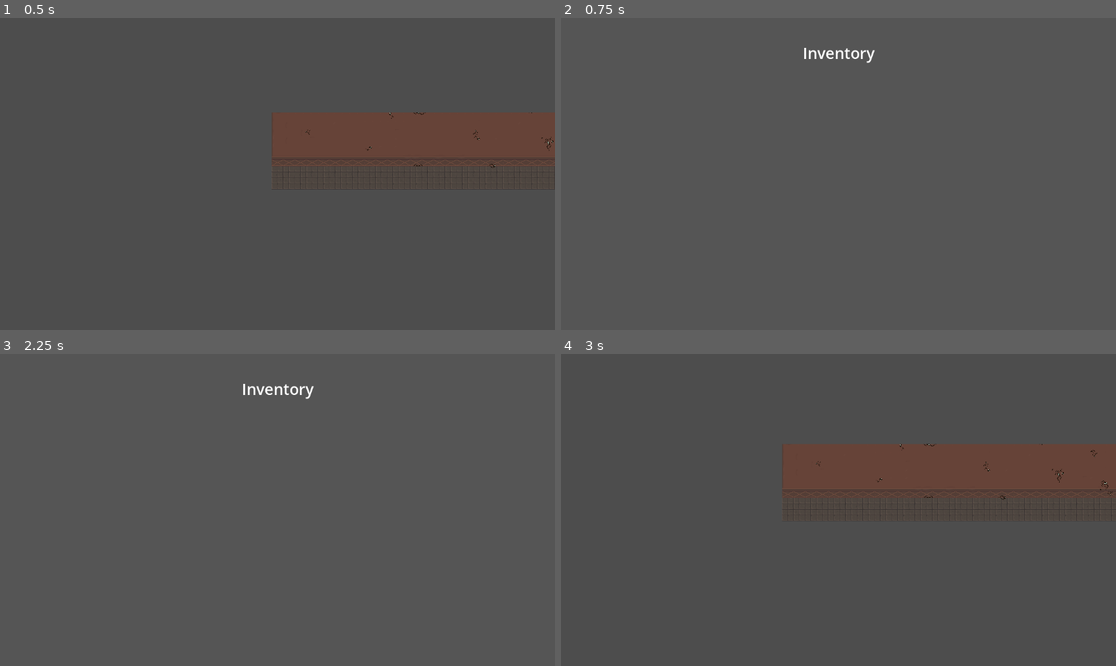
Above: before the commit, frames 1-4 (two rows, left to right).
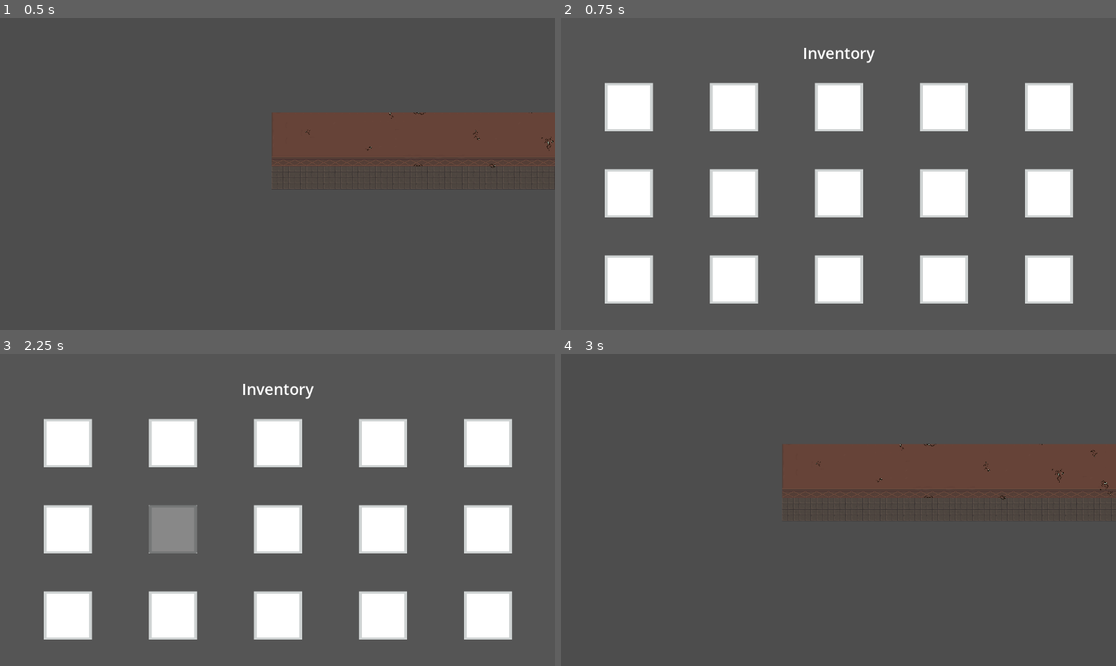
Above: after the commit, the same moments.

Repository: eRues/The-Great-Disappearance-of-Jamie-Finch
Game: Godot game, scene res://Areas/1st_floor_hallway.tscn
Two runs of this game, one before a commit and one after it. Both use one fixed random seed, a clock stepped at 60 frames per second and the inputs below. This scene is started directly instead of the project's main scene.
Inputs (mouse positions are in pixels of both pictures, inside the frame that each line leads up to):
- Up to frame 1 (0.5 s): no input
- Up to frame 2 (0.75 s): tap Enter at 0.5 s; move the mouse to (960, 158) at 0.52 s; hold D (right) from 0.53 s (still down); tap E (open) at 0.6 s
- Up to frame 3 (2.25 s): release D (right) at 1.25 s; click (16, 378) at 1.27 s; tap Space (space) at 2, 2.1 s; move the mouse to (166, 525) at 2.02 s; hold S (down) from 2.03 s (still down)
- Up to frame 4 (3 s): tap Enter at 2.75 s; move the mouse to (894, 441) at 2.77 s; release S (down) at 2.78 s; hold D (right) from 2.78 s (still down); tap E (open) at 2.85 s

Frame 1 is identical in both runs. In frame 2, 20% of the frame differs, in the area x 7-93%, y 20-92%; in frame 3, 20%; in frame 4, nothing differs.

Commit message:
significant work done on inventory

Diff:
--- a/character_open.tscn
+++ b/character_open.tscn
@@ -46,13 +46,6 @@
 text = "Interact"
 
 [node name="InventoryUI" type="CanvasLayer" parent="."]
-visible = false
-
-[node name="Inventory_UI" parent="InventoryUI" instance=ExtResource("10_26enf")]
-offset_left = -4.0
-offset_top = 1.0
-offset_right = 1.0
-offset_bottom = -11.0
 
 [node name="ColorRect" type="ColorRect" parent="InventoryUI"]
 anchors_preset = 15
@@ -73,3 +66,10 @@
 grow_horizontal = 2
 theme_override_font_sizes/font_size = 32
 text = "Inventory"
+
+[node name="Inventory_UI" parent="InventoryUI" instance=ExtResource("10_26enf")]
+custom_minimum_size = Vector2(100, 100)
+offset_left = -4.0
+offset_top = 1.0
+offset_right = 1.0
+offset_bottom = -11.0
--- a/inventory_slot.gd
+++ b/inventory_slot.gd
@@ -24,7 +24,6 @@
 func set_empty():
 	icon.texture = null
 	quantity_label.text = ""
-	print("I ran!")
 
 func set_item(new_item):
 	item = new_item
--- a/inventory_slot.tscn
+++ b/inventory_slot.tscn
@@ -1,11 +1,12 @@
 [gd_scene load_steps=4 format=3 uid="uid://caycdonobnheh"]
 
 [ext_resource type="Script" uid="uid://vyf6n3bk370v" path="res://inventory_slot.gd" id="1_42eed"]
-[ext_resource type="Texture2D" uid="uid://imaincasmpw5" path="res://Assets/ash_bat.png" id="2_f5bh6"]
+[ext_resource type="Texture2D" uid="uid://imaincasmpw5" path="res://Assets/Weapons/ash_bat.png" id="2_f5bh6"]
 
 [sub_resource type="StyleBoxEmpty" id="StyleBoxEmpty_bfyh4"]
 
 [node name="inventory_slot" type="Control"]
+custom_minimum_size = Vector2(100, 100)
 layout_mode = 3
 anchors_preset = 15
 anchor_right = 1.0
@@ -16,6 +17,8 @@
 offset_bottom = -488.0
 grow_horizontal = 2
 grow_vertical = 2
+size_flags_horizontal = 6
+size_flags_vertical = 6
 script = ExtResource("1_42eed")
 
 [node name="outer_border" type="ColorRect" parent="."]
@@ -32,23 +35,23 @@
 anchors_preset = 5
 anchor_left = 0.5
 anchor_right = 0.5
-offset_left = -70.0
+offset_left = -44.0
 offset_top = 5.0
-offset_right = 70.0
-offset_bottom = 145.0
+offset_right = 44.0
+offset_bottom = 96.0
 grow_horizontal = 2
 
 [node name="item_icon" type="Sprite2D" parent="inner_border"]
-position = Vector2(69.99999, 69.99999)
-scale = Vector2(5, 5)
+position = Vector2(44.5, 44.500004)
+scale = Vector2(2.925926, 2.9259257)
 texture = ExtResource("2_f5bh6")
 
 [node name="item_quantity" type="Label" parent="inner_border"]
 layout_mode = 0
-offset_left = 5.0
-offset_top = 117.0
-offset_right = 48.0
-offset_bottom = 140.0
+offset_left = 1.0
+offset_top = 70.0
+offset_right = 44.0
+offset_bottom = 93.0
 theme_override_colors/font_color = Color(0, 0, 0, 1)
 text = "1"
 
--- a/inventory_ui.gd
+++ b/inventory_ui.gd
@@ -1,10 +1,59 @@
 extends Control
 
 @onready var grid_container = $GridContainer
+var scene_path: String = "res://inventory_item.tscn"
+var special_weapon = {
+		"quantity": 1,
+		"item_type": "weapon",
+		"item_name": "special_weapon",
+		"item_desc": "you can fight with this",
+		"item_texture": null,
+		"item_effects": "+ something",
+		"scene_path": scene_path}
 
 func _ready() -> void:
 	InventoryAutoload.inventory_updated.connect(_on_inventory_updated)
 	_on_inventory_updated()
+	if(Global.ash_chosen):
+		special_weapon = {
+		"quantity": 1,
+		"item_type": "weapon",
+		"item_name": "Ashton’s Splintered Bat",
+		"item_desc": "An old wooden bat you haven’t used since before you moved here. It’s almost broken, but there’s still some good swings left in it.",
+		"item_texture": load("res://Assets/Weapons/ash_bat.png"),
+		"item_effects": "Attack: + 15, Crit: + 5",
+		"scene_path": scene_path
+		}
+	elif(Global.tia_chosen):
+		special_weapon = {
+		"quantity": 1,
+		"item_type": "weapon",
+		"item_name": "Tiana’s Hydroholder",
+		"item_desc": "Your trusty water bottle! Swinging it around is so fun, but you could probably give someone a concussion if you knocked them on the head with it.",
+		"item_texture": load("res://Assets/Weapons/tia_bottle.png"),
+		"item_effects": "Attack: + 15, Crit: + 5",
+		"scene_path": scene_path
+		}
+	elif(Global.eve_chosen):
+		special_weapon = {
+		"quantity": 1,
+		"item_type": "weapon",
+		"item_name": "Eve’s Pocket Knife",
+		"item_desc": "The pocket knife you take with you everywhere. You can do some cool tricks with it.",
+		"item_texture": load("res://Assets/Weapons/eve_knife.png"),
+		"item_effects": "Attack: + 15, Crit: + 5",
+		"scene_path": scene_path
+		}
+	elif(Global.nate_chosen):
+		special_weapon = {
+		"quantity": 1,
+		"item_type": "weapon",
+		"item_name": "Nathan’s Utility Flashlight",
+		"item_desc": "A bright beacon that will guide you until the very end! You can hit things with it too, I guess.",
+		"item_texture": load("res://Assets/Weapons/nathan_light.png"),
+		"item_effects": "Attack: + 15, Crit: + 5",
+		"scene_path": scene_path
+		}
 
 func _on_inventory_updated():
 	clear_grid_container()
@@ -13,11 +62,8 @@
 		grid_container.add_child(slot)
 		if(item != null):
 			slot.set_item(item)
-			print("added item")
 		else:
 			slot.set_empty()
-			print("added empty")
-		print(item)
 
 func clear_grid_container():
 	while grid_container.get_child_count() > 0:
--- a/inventory_ui.tscn
+++ b/inventory_ui.tscn
@@ -3,6 +3,8 @@
 [ext_resource type="Script" uid="uid://bchkro2gs1e7g" path="res://inventory_ui.gd" id="1_5v8q7"]
 
 [node name="Inventory_UI" type="Control"]
+modulate = Color(1, 1, 1, 0)
+self_modulate = Color(1, 1, 1, 0)
 layout_mode = 3
 anchors_preset = 15
 anchor_right = 1.0
@@ -15,11 +17,15 @@
 script = ExtResource("1_5v8q7")
 
 [node name="GridContainer" type="GridContainer" parent="."]
+top_level = true
+custom_minimum_size = Vector2(150, 150)
 layout_mode = 0
-offset_left = 43.0
-offset_top = 50.0
-offset_right = 1113.0
-offset_bottom = 567.0
+offset_left = 42.0
+offset_top = 106.0
+offset_right = 1112.0
+offset_bottom = 623.0
+focus_mode = 3
+focus_behavior_recursive = 1
 theme_override_constants/h_separation = 20
 theme_override_constants/v_separation = 20
 columns = 5
--- a/project.godot
+++ b/project.godot
@@ -7,6 +7,10 @@
 ;   param=value ; assign values to parameters
 
 config_version=5
+
+[accessibility]
+
+general/accessibility_support=2
 
 [application]
 
Renamed: Assets/ash_bat.png -> Assets/Weapons/ash_bat.png
Not shown, added: Assets/Weapons/ash_bat.png.import
Binary file added: Assets/Weapons/eve_knife.png
Not shown, changed: Assets/Weapons/eve_knife.png.import
Binary file added: Assets/Weapons/nathan_light.png
Not shown, added: Assets/Weapons/nathan_light.png.import
Renamed: Assets/special_weapons.png -> Assets/Weapons/special_weapons.png
Not shown, changed: Assets/Weapons/special_weapons.png.import
Binary file added: Assets/Weapons/tia_bottle.png
Not shown, added: Assets/Weapons/tia_bottle.png.import
Binary file added: Assets/transparent.gif
Not shown: 1 places in character_open.tscn that only renumber resources
(and 1 more such lines)
